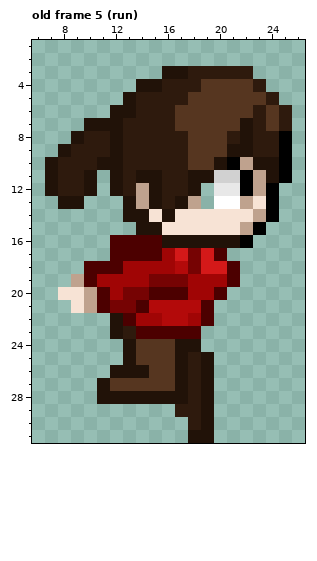
Edited in one commit: pixel-art file (Aseprite/Player.aseprite). Above, as it was before the edit.
32x32 pixels, 10 frames. Shown: old frame 5 (run): x 6..26, y 1..31. The commit also changed other frames, which this record leaves out.
New version:
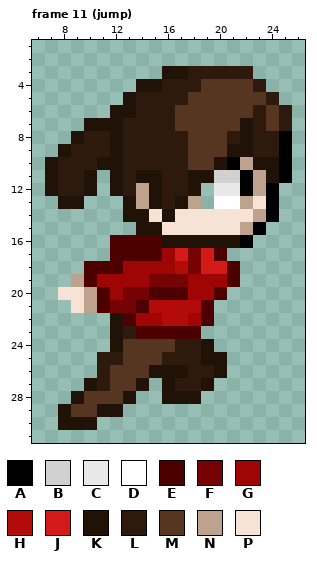
Palette (. is transparent): A #000000  B #d1d1d1  C #e8e8e8  D #ffffff  E #4c0000  F #760303  G #a00505  H #b30a0a  J #d41919  K #211208  L #2e1a0d  M #563620  N #bfa28e  P #f7e3d5
A new or re-ordered frame is compared with the old frame closest to it.
Log entry: player jump animation
The exact change:
frames 10 -> 14
Frame 11 (jump) is new; against old frame 5 (run), layer "Layer 1":
The author put colour K in row 24 at x 12 and 19; in rows 25 to 26 at x 20; in row 27 at x 10; in row 28 at x 9; in row 29 at x 8 and 11 to 12; in row 30 at x 8 to 10.
Colour L becomes colour K in row 28 at x 18.
Colour M becomes colour K in row 26 at x 15 to 16; in row 27 at x 14 and 16.
The author put colour L in row 25 at x 11 to 12; in row 26 at x 11.
Colour K becomes colour L in row 24 at x 17 to 18; in row 25 at x 17; in row 26 at x 19; in row 27 at x 11 and 17.
Colour M becomes colour L in row 25 at x 16.
The author put colour M in row 28 at x 10; in row 29 at x 9 to 10.
Colour K becomes colour M in rows 24 to 25 at x 13; in row 26 at x 12 to 14; in row 28 at x 11 to 12.
The edit erases colour K in row 28 at x 14 to 15 and 19; in rows 29 to 30 at x 19; in row 31 at x 18 to 19.
The edit erases colour L in row 29 at x 17 to 18; in row 30 at x 18.
The edit erases colour M in row 27 at x 15.
Where, in picture pixels (left, top, right, bottom), the same in both pictures:
changed: (58, 339, 227, 443)
